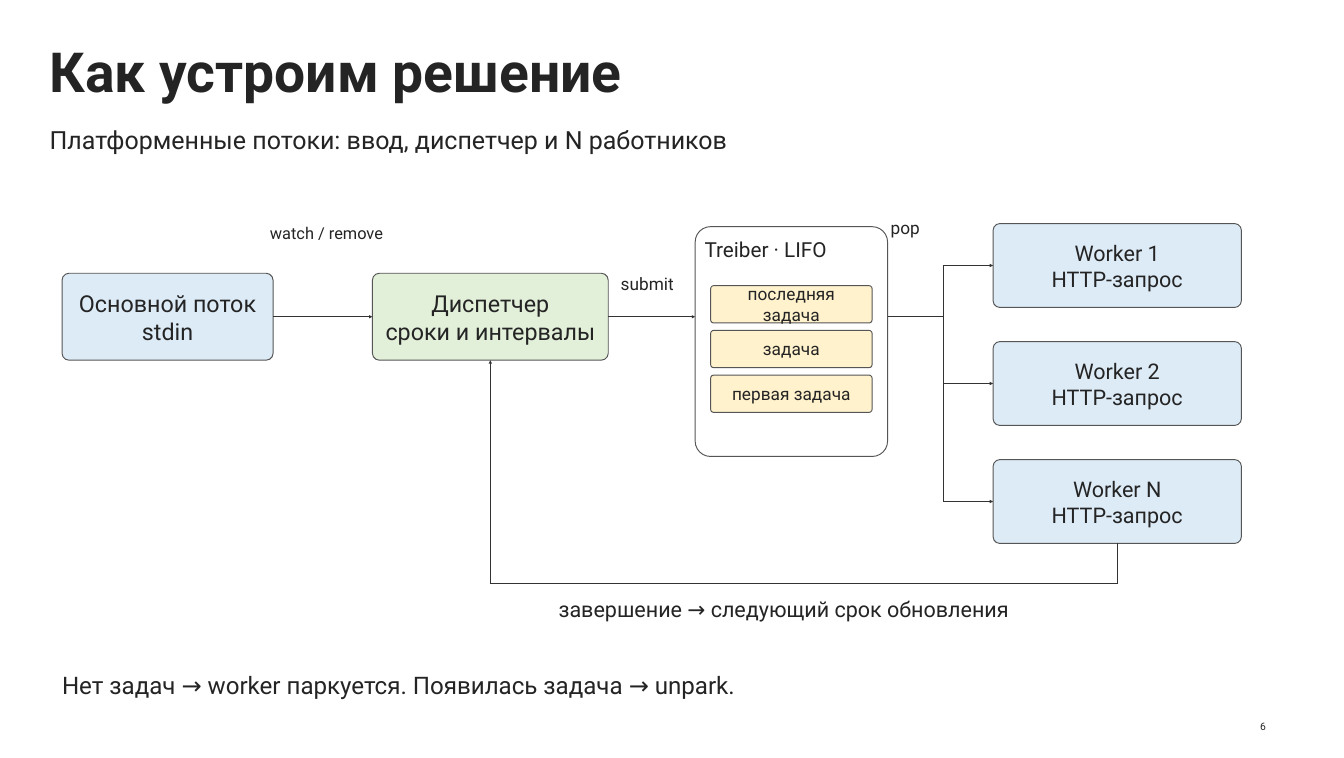
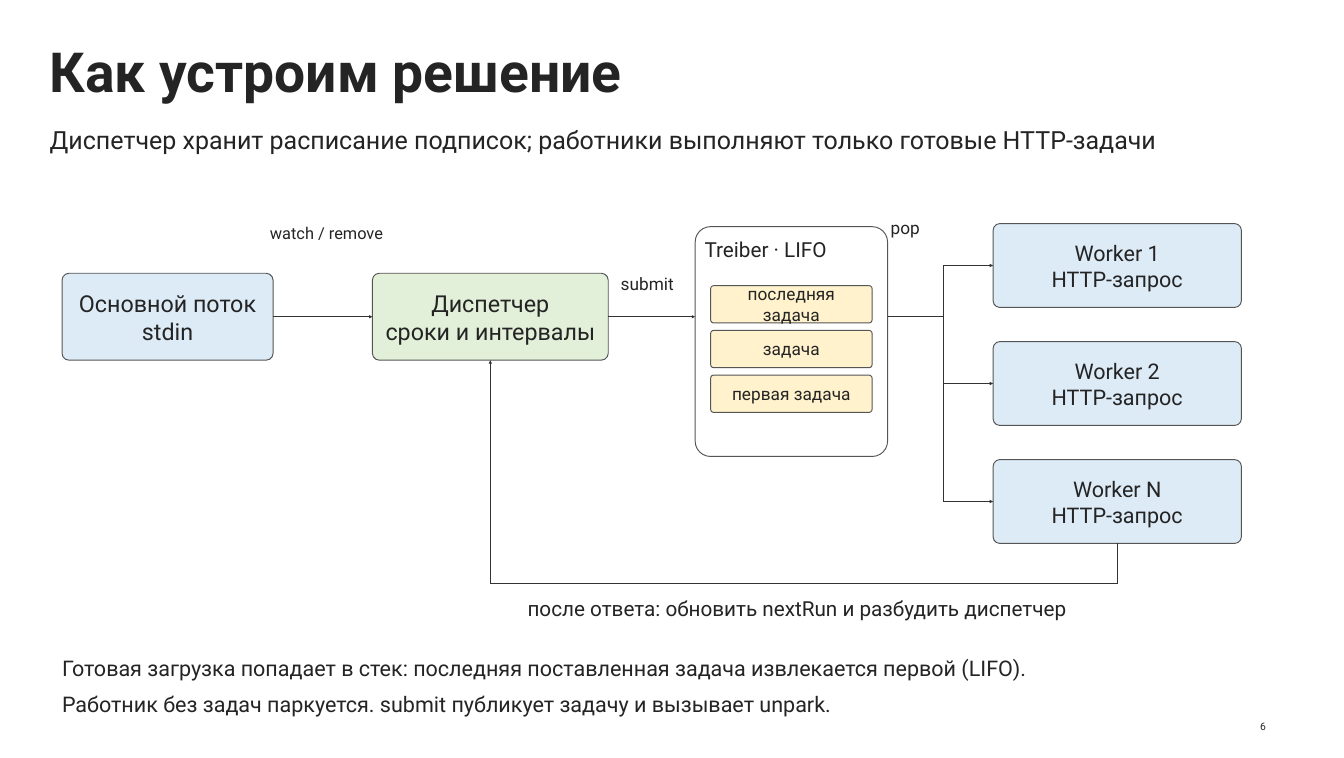
Before and after one commit to LilZaChill/market-pulse-ustinov, a slide deck: slide 6 of advanced/docs/seminar10/Семинар 10.pptx. Drawn at 1344x758 pixels with LibreOffice and Linux fonts; fonts in the diff are those of the drawing. Boxes give left, top, right and bottom in pixels: in the first picture for what was removed or moved away, otherwise in the second. Text is boxed around its words. In the diff, an @@ line names an element or a change of style, - is before the commit and + after.

```diff
--- a/advanced/docs/seminar10/Семинар 10.pptx
+++ b/advanced/docs/seminar10/Семинар 10.pptx
@@ text at (50,130,1156,154): text changed @@
-Платформенные потоки: ввод, диспетчер и N работников
+Диспетчер хранит расписание подписок; работники выполняют только готовые HTTP-задачи
@@ text at (528,600,1066,621): text changed; size 25 to 24 pt @@
-завершение → следующий срок обновления
+после ответа: обновить nextRun и разбудить диспетчер
@@ text at (62,659,1026,717): text changed; size 28 to 25 pt @@
-Нет задач → worker паркуется. Появилась задача → unpark.
+Готовая загрузка попадает в стек: последняя поставленная задача извлекается первой (LIFO).
+Работник без задач паркуется. submit публикует задачу и вызывает unpark.
```
Also in this commit, not shown: 1 other slide changed, 1 slide added, 1 slide removed, 1 other file.
